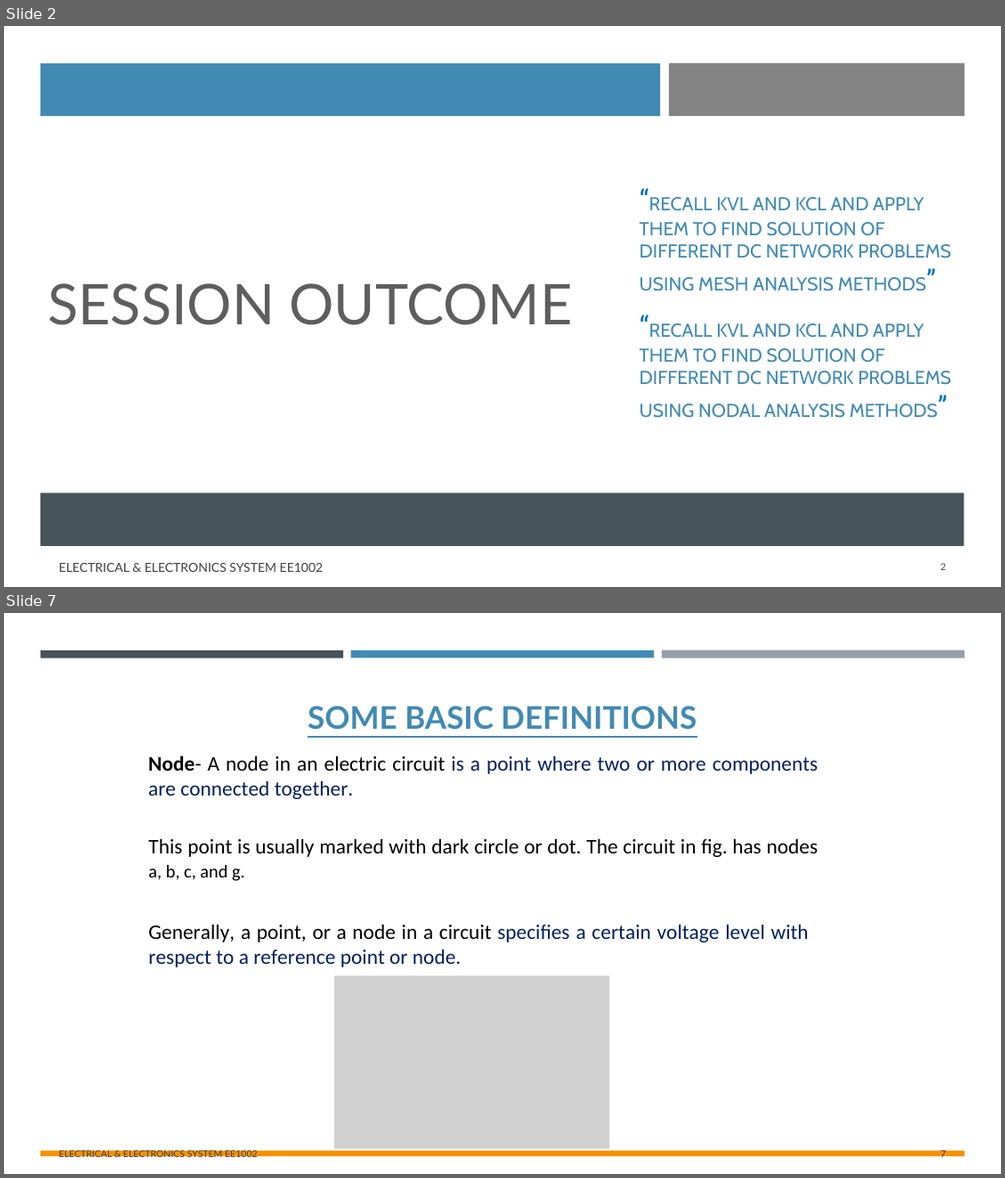
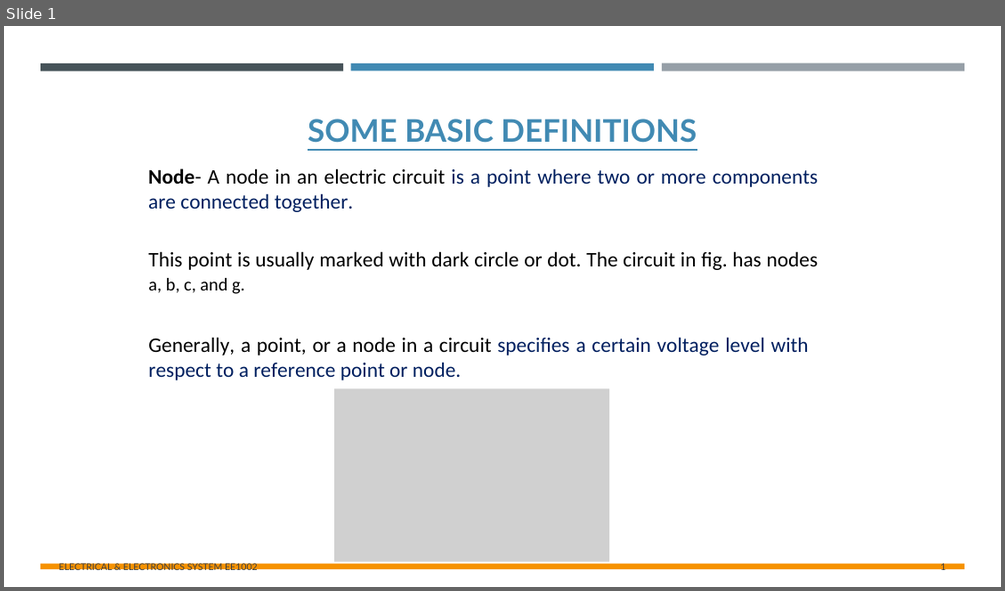
Before and after one commit to viktorexe/Chemistry-Cycle, a slide deck: EES/L6-L8 Mesh Analysis & Node Analysis.pptx. Shown one above the other, each under a label of ours: slides 2 and 7 before the commit, slide 1 after it; the slides between them are not shown. The pictures are 1005x1178 and 1005x591 pixels, drawn with LibreOffice and Linux fonts; fonts in the diff are those of the drawing; grey boxes stand for pictures. Boxes give left, top, right and bottom in pixels: in the first picture for what was removed or moved away, otherwise in the second. Text is boxed around its words. In the diff, an @@ line names an element or a change of style, - is before the commit and + after.

```diff
--- a/EES/L6-L8 Mesh Analysis & Node Analysis.pptx
+++ b/EES/L6-L8 Mesh Analysis & Node Analysis.pptx
@@ slide 2 removed at bbox=[4, 26, 1001, 587], background #FFFFFF @@
@@ rectangle removed at bbox=[4, 26, 1001, 587] @@
@@ rectangle removed at bbox=[40, 63, 661, 116] @@
@@ rectangle removed at bbox=[669, 63, 964, 117] @@
@@ text removed at bbox=[639, 197, 951, 418] @@
-“RECALL KVL AND KCL AND APPLY THEM TO FIND SOLUTION OF DIFFERENT DC NETWORK PROBLEMS USING MESH ANALYSIS METHODS”
-“RECALL KVL AND KCL AND APPLY THEM TO FIND SOLUTION OF DIFFERENT DC NETWORK PROBLEMS USING NODAL ANALYSIS METHODS”
@@ title removed at bbox=[48, 283, 572, 325] @@
-SESSION OUTCOME
@@ rectangle removed at bbox=[40, 492, 964, 546] @@
@@ text removed at bbox=[59, 563, 324, 572] @@
-ELECTRICAL & ELECTRONICS SYSTEM EE1002
@@ page number removed at bbox=[940, 563, 946, 570] @@
-2
@@ what was slide 7 is now slide 1 @@
@@ page number at bbox=[940, 562, 946, 572]: text changed @@
-7
+1
```
Also in this commit, not shown: 5 other slides removed, 17 other files.
